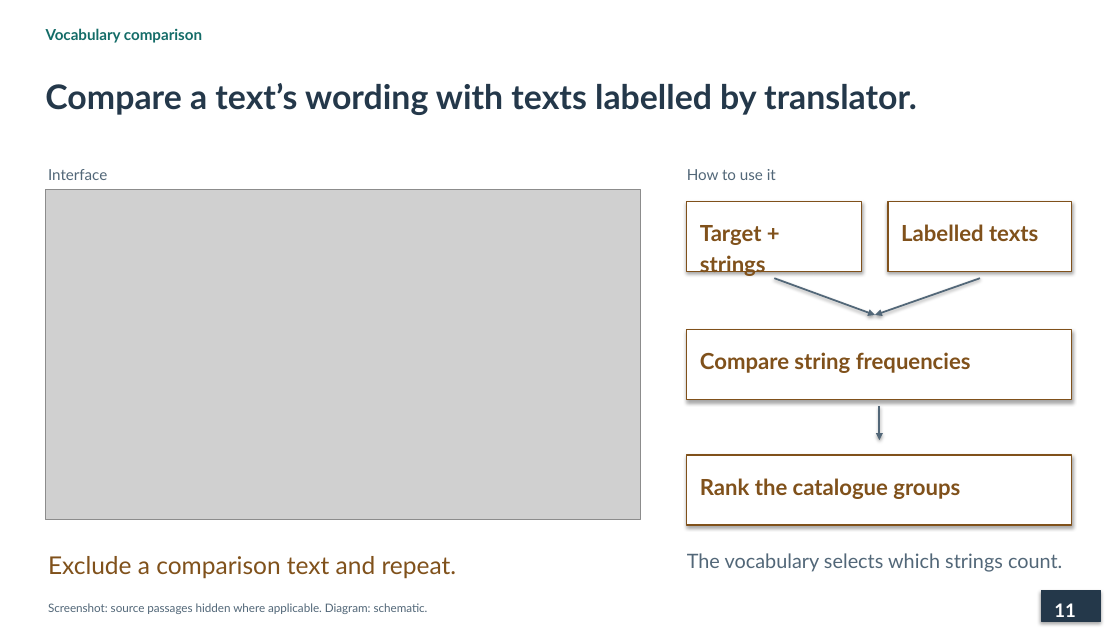
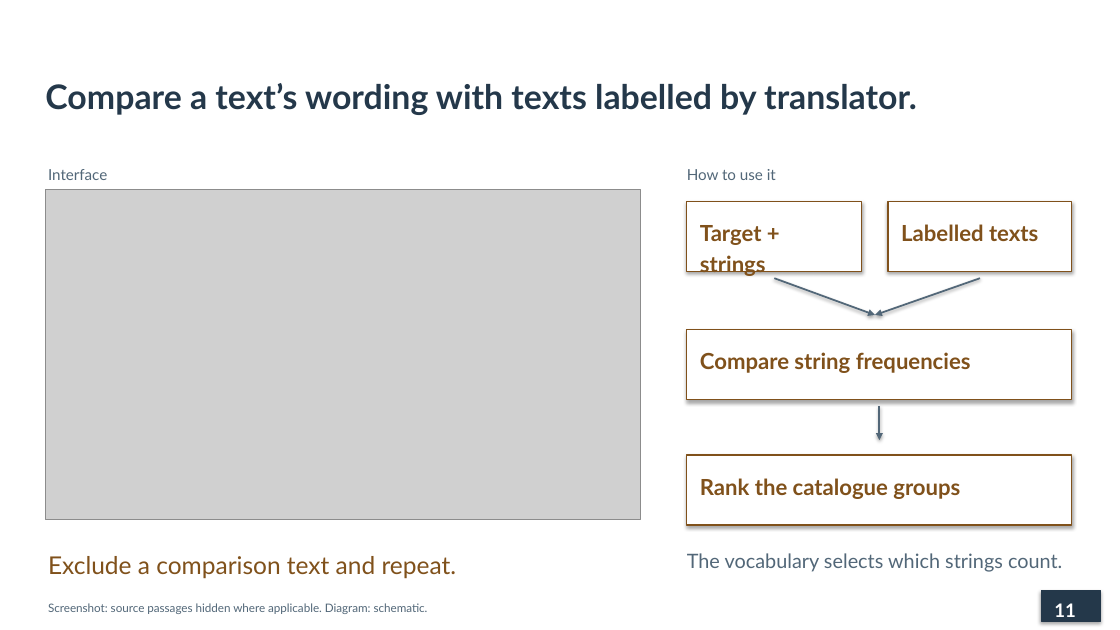
Before and after one commit to lopentu/cohort, a slide deck: slide 11 of docs/presentation/cohort-pnc-2026.pptx. Drawn at 1120x630 pixels with LibreOffice and Linux fonts; fonts in the diff are those of the drawing; grey boxes stand for pictures. Boxes give left, top, right and bottom in pixels: in the first picture for what was removed or moved away, otherwise in the second. Text is boxed around its words. In the diff, an @@ line names an element or a change of style, - is before the commit and + after.

```diff
--- a/docs/presentation/cohort-pnc-2026.pptx
+++ b/docs/presentation/cohort-pnc-2026.pptx
@@ text removed at [46,28,202,43] @@
-Vocabulary comparison
```
Also in this commit, not shown: 18 other slides changed, 2 other files.
